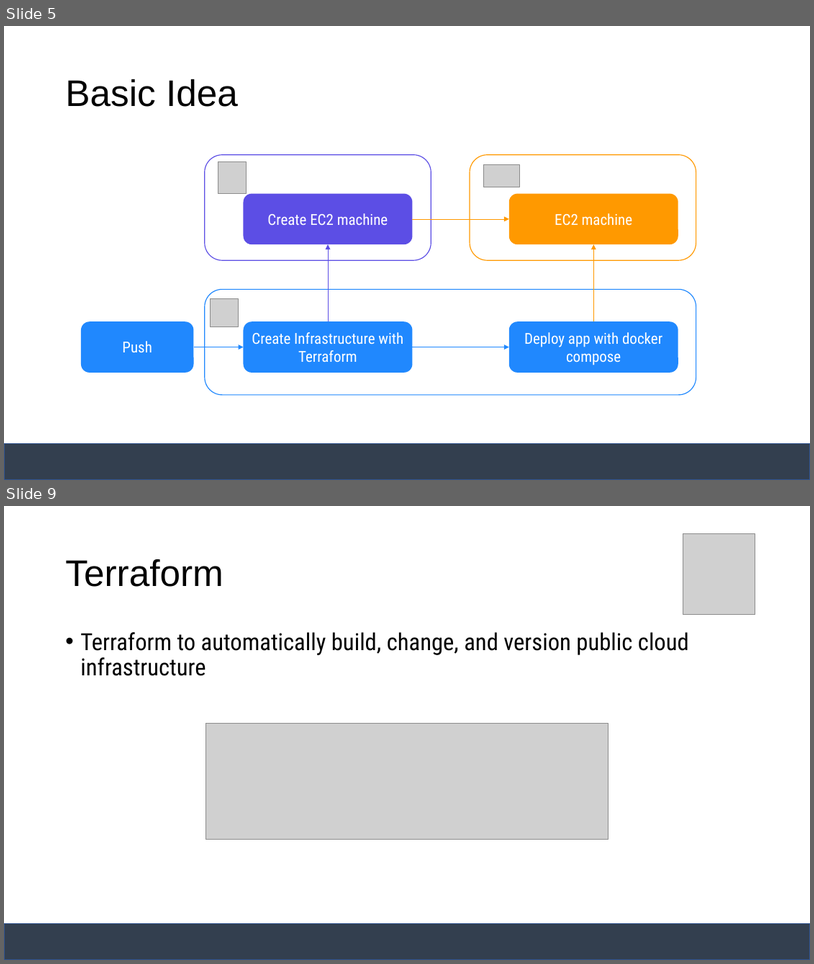
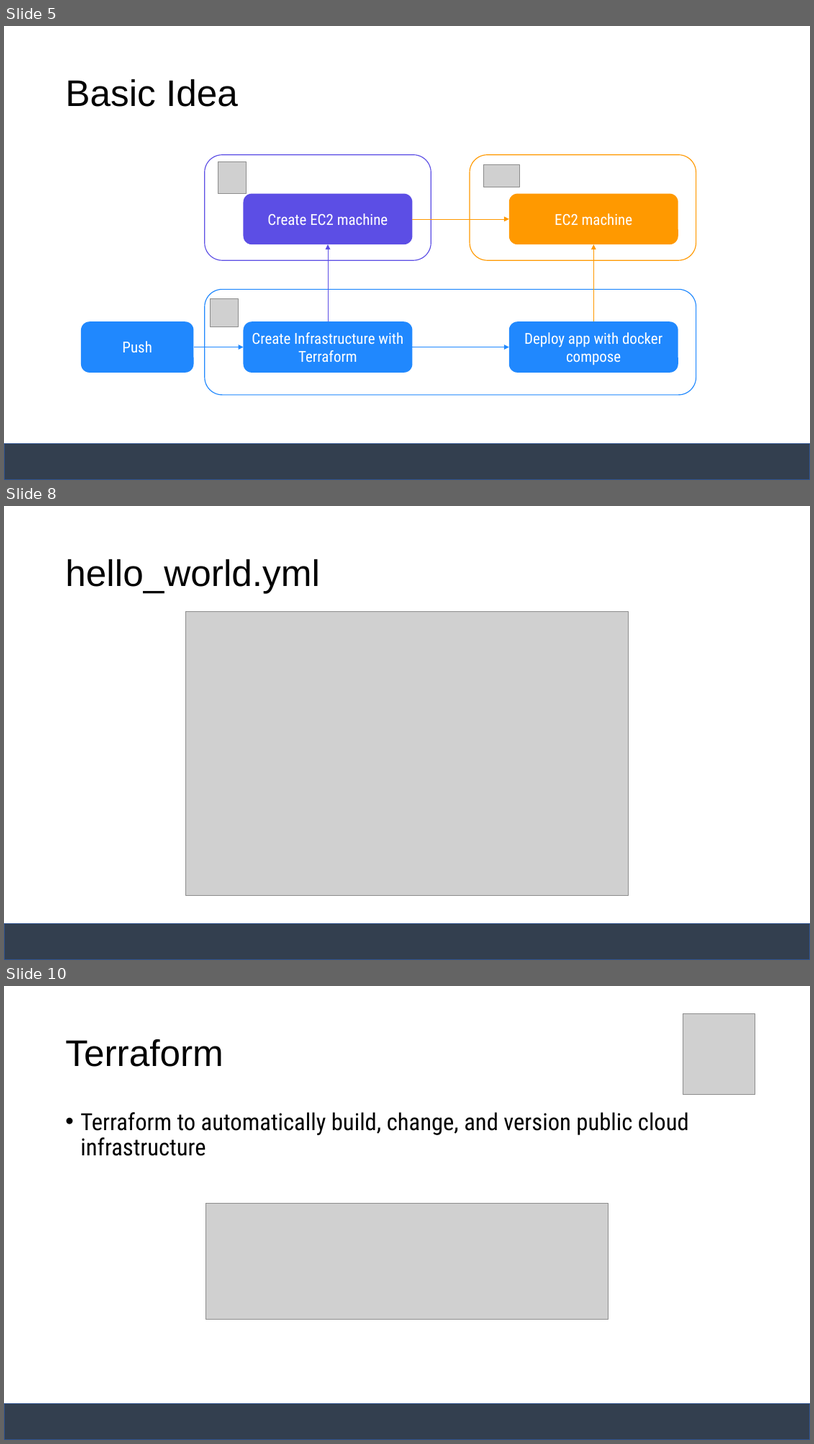
Before and after one commit to janakaras/docker-in-the-cloud, a slide deck: Project Presentation.pptx. Shown one above the other, each under a label of ours: slides 5 and 9 before the commit, slides 5, 8 and 10 after it; the slides between them are not shown. The pictures are 814x964 and 814x1444 pixels, drawn with LibreOffice and Linux fonts; fonts in the diff are those of the drawing; grey boxes stand for pictures. Boxes give left, top, right and bottom in pixels: in the first picture for what was removed or moved away, otherwise in the second. Text is boxed around its words. In the diff, an @@ line names an element or a change of style, - is before the commit and + after.

```diff
--- a/Project Presentation.pptx
+++ b/Project Presentation.pptx
@@ slide 8 added at (4, 506, 810, 960), background #FFFFFF; not listed: 1 template element that a slide beside it also shows @@
@@ title added at (65, 559, 320, 593), 44 pt, text #000000 @@
+hello_world.yml
@@ picture added at (186, 611, 629, 895) @@
@@ what was slide 9 is now slide 10 @@
```
Also in this commit, not shown: 8 slides changed, 8 other slides added, 3 slides removed.
